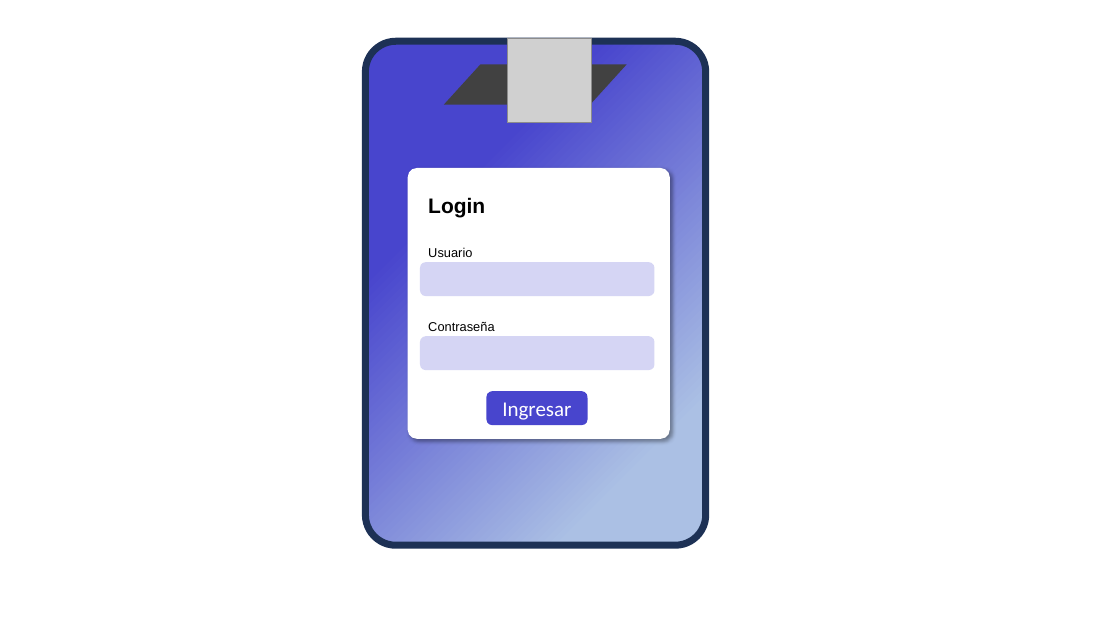
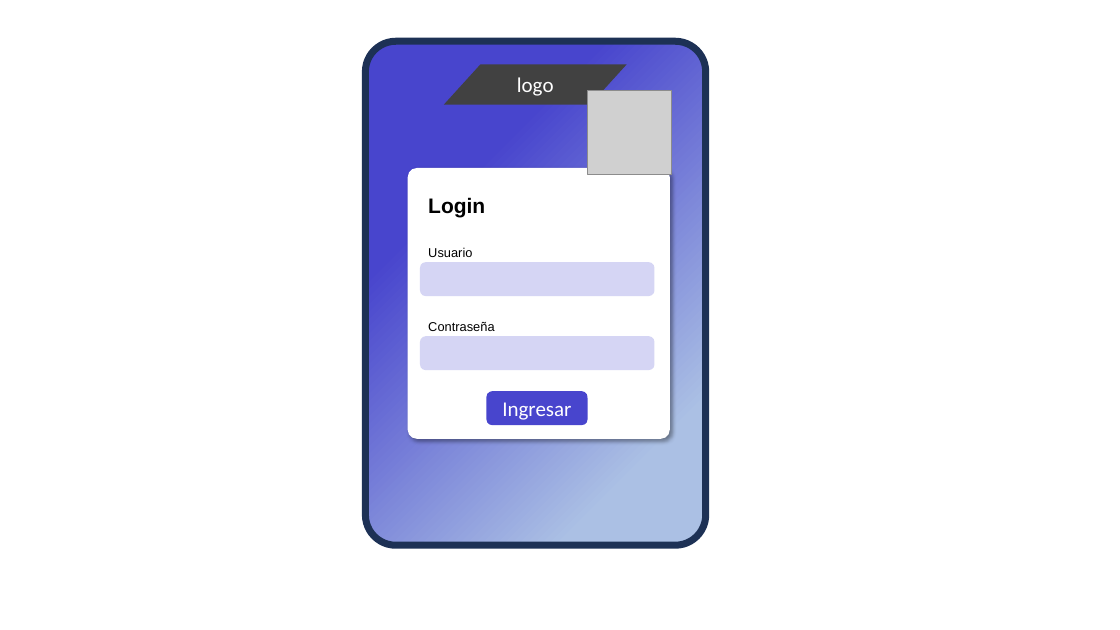
Before and after one commit to sofifernandez/Obligatorio_IS, a slide deck: slide 1 of prototipos.pptx. Drawn at 1120x630 pixels with LibreOffice and Linux fonts; fonts in the diff are those of the drawing; grey boxes stand for pictures. Boxes give left, top, right and bottom in pixels: in the first picture for what was removed or moved away, otherwise in the second. Text is boxed around its words. In the diff, an @@ line names an element or a change of style, - is before the commit and + after.

Commit message:
pptx defensa

```diff
--- a/prototipos.pptx
+++ b/prototipos.pptx
@@ text in flow chart input output at box(517, 77, 554, 96): text added @@
+logo
@@ picture: place and size @@
-picture at box(507, 39, 592, 123)
+picture at box(587, 91, 671, 175)
```
Also in this commit, not shown: 1 other file.
